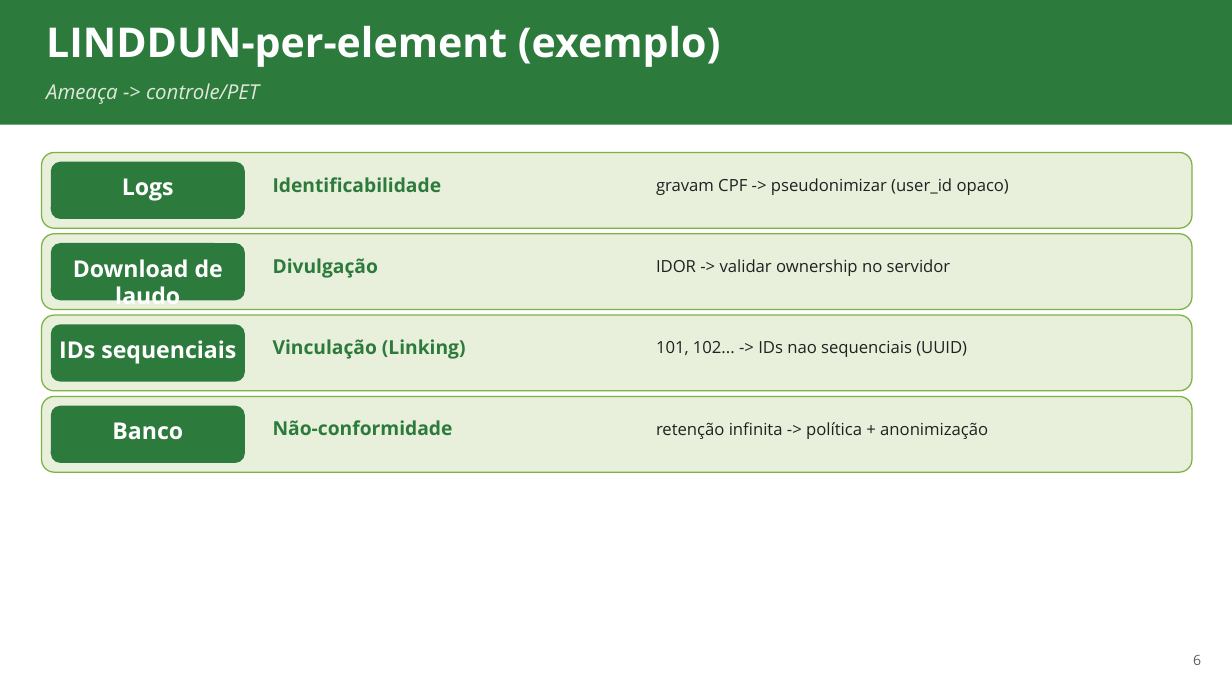
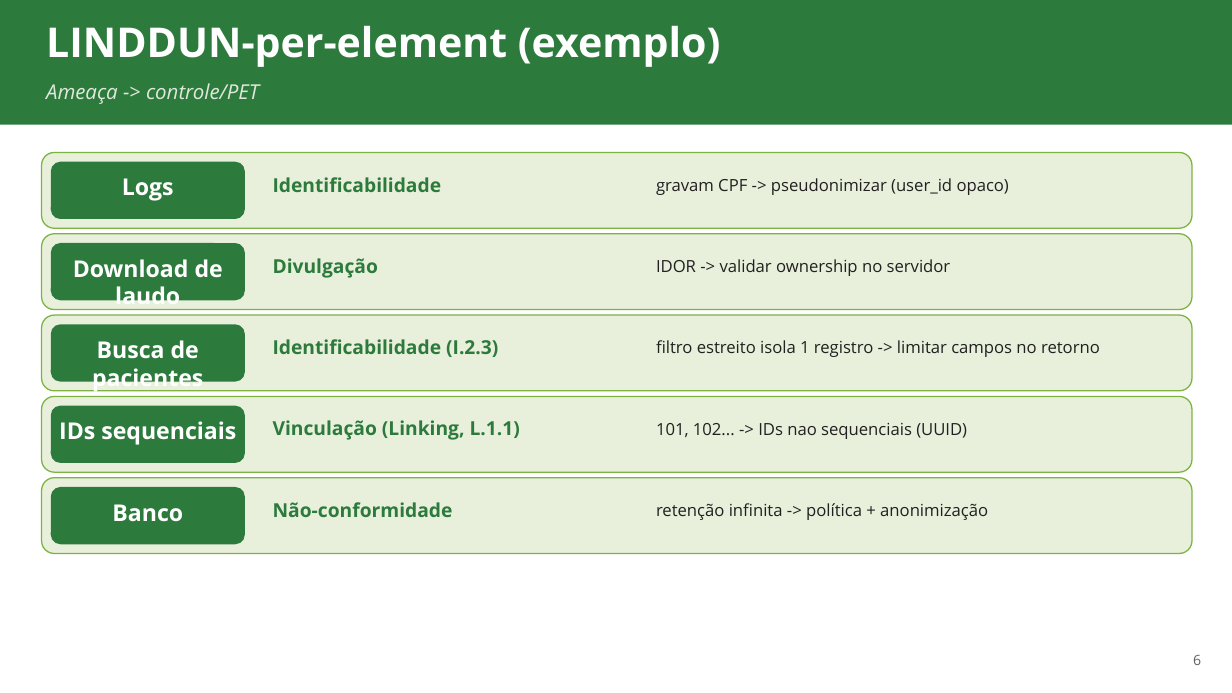
Before and after one commit to ads-sapucaia-ssc/SSC, a slide deck: slide 6 of aulas/aula-04-privacidade-linddun.pptx. Drawn at 1232x693 pixels with LibreOffice and Linux fonts; fonts in the diff are those of the drawing. Boxes give left, top, right and bottom in pixels: in the first picture for what was removed or moved away, otherwise in the second. Text is boxed around its words. In the diff, an @@ line names an element or a change of style, - is before the commit and + after.

```diff
--- a/aulas/aula-04-privacidade-linddun.pptx
+++ b/aulas/aula-04-privacidade-linddun.pptx
@@ text added at <box>92,340,203,392</box>, 18 pt, text #FFFFFF, bold @@
+Busca de pacientes
@@ text at <box>273,339,498,357</box>: text changed @@
-Vinculação (Linking)
+Identificabilidade (I.2.3)
@@ text added at <box>656,340,1100,357</box>, 13 pt, text #212121 @@
+filtro estreito isola 1 registro -> limitar campos no retorno
@@ text added at <box>273,420,520,440</box>, 15 pt, text #2D7A3D, bold @@
+Vinculação (Linking, L.1.1)
@@ rounded rectangle added at <box>42,478,1192,554</box>, fill #E8F0DB, outline #7CB342 1 pt @@
@@ rounded rectangle added at <box>51,487,245,544</box>, fill #2D7A3D @@
@@ 5 texts: place and size @@
-5 texts at <box>59,340,988,440</box>
+5 texts at <box>59,421,988,522</box>
```
Also in this commit, not shown: 4 other slides changed, 5 slides added, 1 slide removed.
